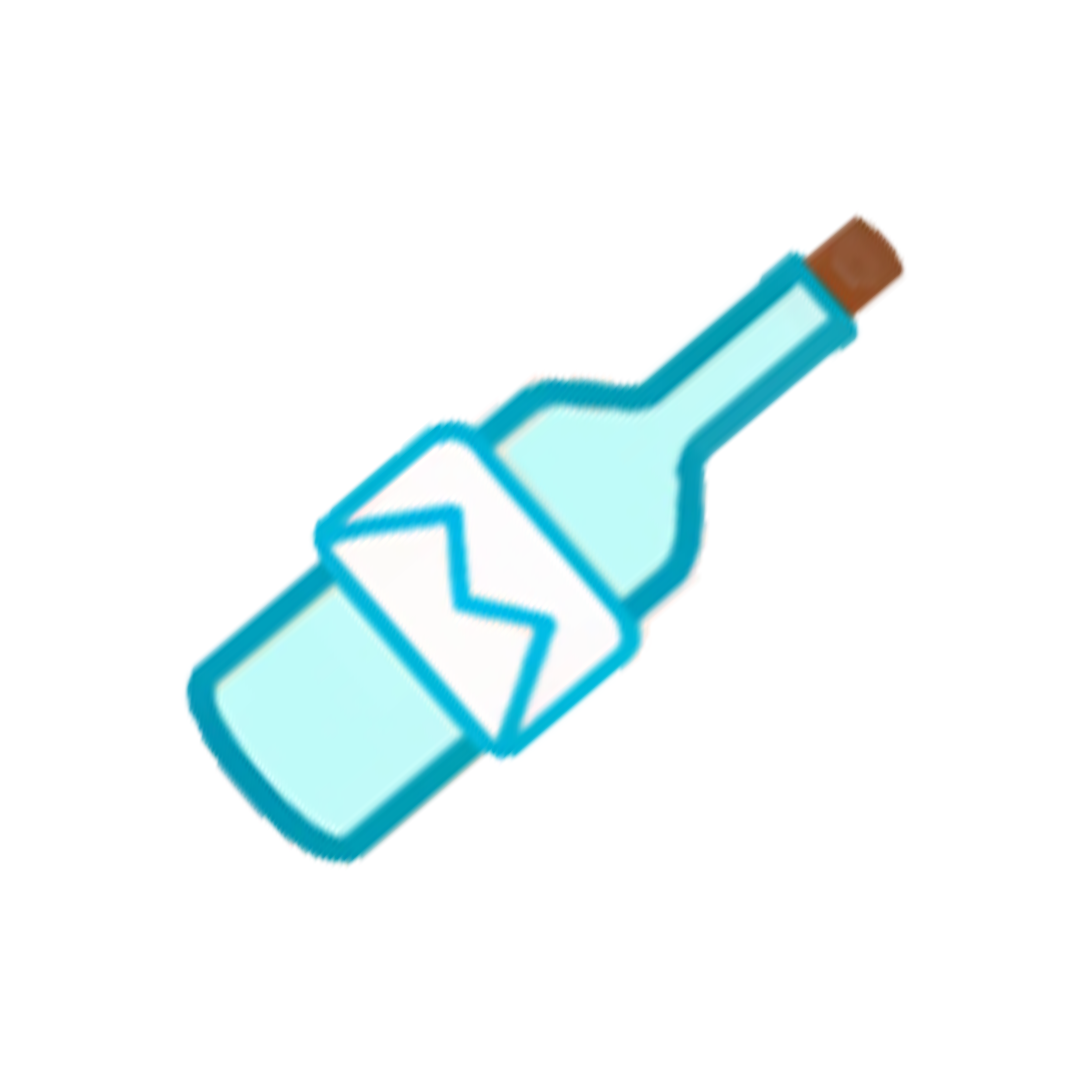
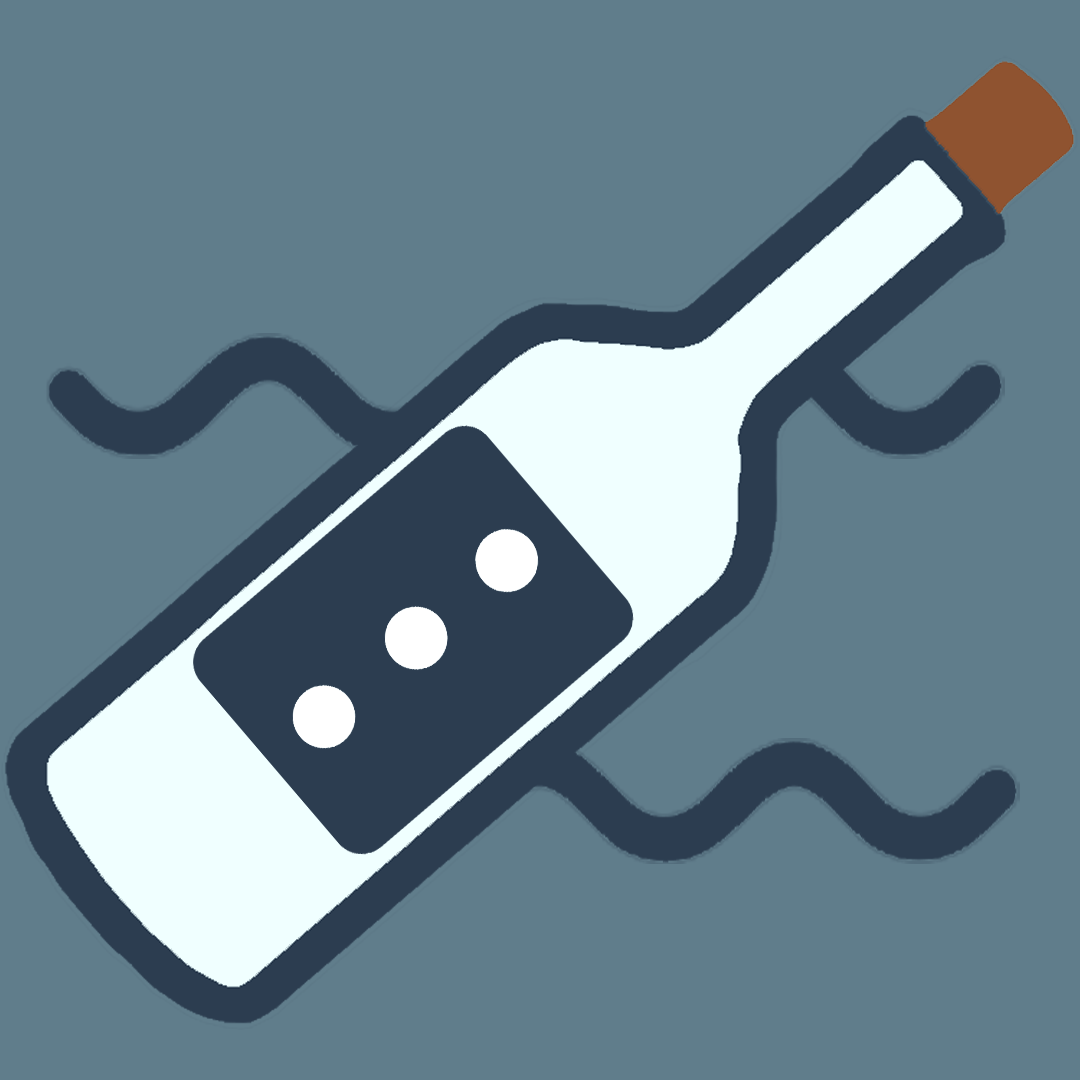
Comparing the layer stacks of the two (1080, 1080) images. Changes:
removed layer "Layer 1 copy 2" over [169, 207, 911, 873]
added layer "Layer 14" above "Shape 2 copy" over [192, 425, 634, 855]
added layer "Layer 9 copy" above "Layer 13" over [1, 55, 1078, 1030]
added layer "Layer 13" above "Layer 7 copy 2" over [47, 160, 963, 987]
added layer "Layer 7 copy 2" above "Layer 6" over [44, 333, 1005, 459]
added layer "Layer 7 copy" above "Layer 7" over [59, 738, 1020, 864]
added layer "Layer 11" above "Layer 8" over [0, 0, 1080, 1080]
